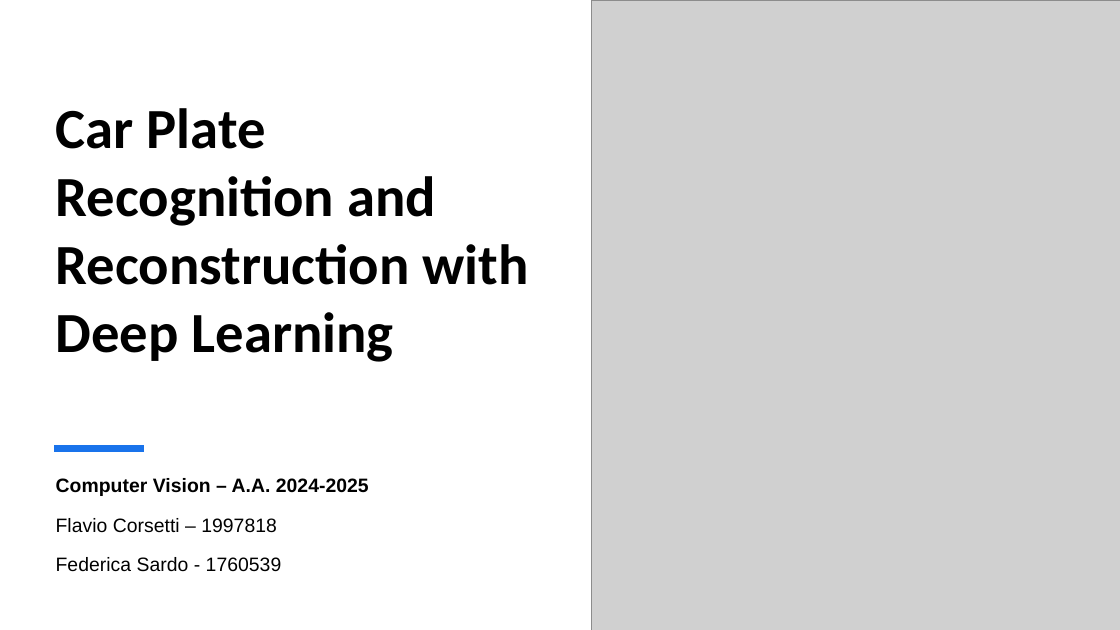
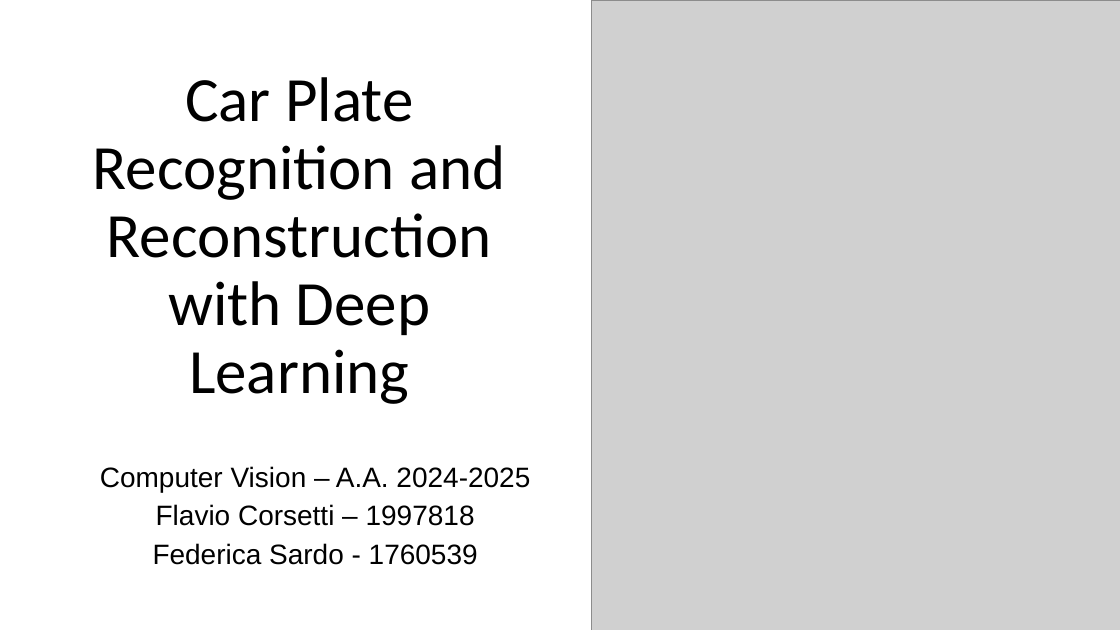
Before and after one commit to Obrigad0/Car-plate-Recognition-and-Reconstruction-with-DL, a slide deck: slide 1 of presentation.pptx. Drawn at 1120x630 pixels with LibreOffice and Linux fonts; fonts in the diff are those of the drawing; grey boxes stand for pictures. Boxes give left, top, right and bottom in pixels: in the first picture for what was removed or moved away, otherwise in the second. Text is boxed around its words. In the diff, an @@ line names an element or a change of style, - is before the commit and + after.

```diff
--- a/presentation.pptx
+++ b/presentation.pptx
@@ title "Car Plate Recognition and Reconstruction ..." at [93, 77, 505, 404]: size 48.6 to 54 pt, bold off; alignment left to centre; line spacing 1 to 0.9; vertical alignment top to bottom @@
@@ line removed from (55, 449) to (145, 449) @@
@@ subtitle "Computer Vision – A.A. 2024-2025" at [100, 466, 530, 565]: size 16.6 to 24 pt; bold off in "Computer Vision – A.A. 2024-2025"; alignment left to centre; line spacing 1.2 to 0.8; vertical alignment bottom to top @@
```
Also in this commit, not shown: 14 other slides changed, 2 slides added, 2 slides removed.
